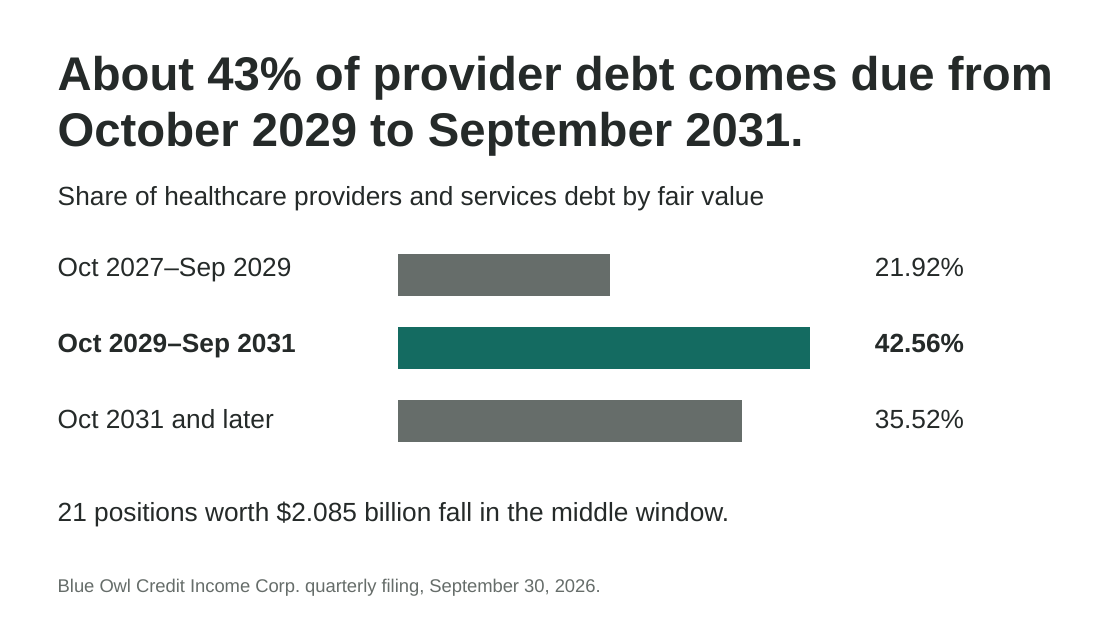
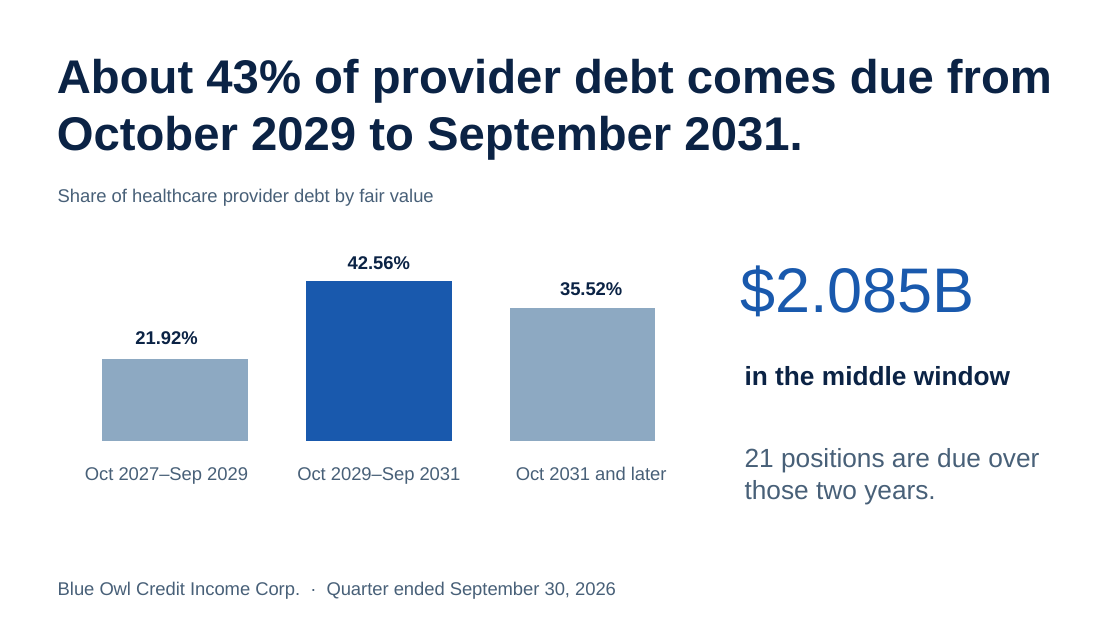
Before and after one commit to marcswartz/ivey-group7-portfolio, a slide deck: slide 10 of presentation.pptx. Drawn at 1120x630 pixels with LibreOffice and Linux fonts; fonts in the diff are those of the drawing. Boxes give left, top, right and bottom in pixels: in the first picture for what was removed or moved away, otherwise in the second. Text is boxed around its words. In the diff, an @@ line names an element or a change of style, - is before the commit and + after.

Commit message:
Restore the blue visual identity and show the investor prototype in use

```diff
--- a/presentation.pptx
+++ b/presentation.pptx
@@ text "About 43% of provider debt ..." at <box>57,58,1052,160</box>: text colour #252A29 to #0B2345 @@
@@ text at <box>58,188,434,206</box>: text changed; size 22.5 to 15.8 pt; text colour #252A29 to #486078 @@
-Share of healthcare providers and services debt by fair value
+Share of healthcare provider debt by fair value
@@ bar chart at <box>60,257,697,444</box> @@
@@ bar chart to column chart @@
@@ Series 1, 1: 83 to 52 @@
@@ Series 1, 3: 52 to 83 @@
@@ colour of Series 1 #666D6A to #8DA9C2 @@
@@ colours of single points changed @@
@@ value axis changed @@
@@ bar spacing changed @@
@@ column chart: place and size @@
-column chart at <box>390,234,844,462</box>
+column chart at <box>60,257,697,444</box>
@@ text "42.56%": place and size @@
-text "42.56%" at <box>875,333,964,353</box>
+text "42.56%" at <box>348,256,410,269</box>
@@ text "42.56%" at <box>348,256,410,269</box>: size 22.5 to 15.8 pt, text colour #252A29 to #0B2345; alignment left to centre @@
@@ text at <box>740,265,975,317</box>: text changed; size 22.5 to 54 pt; text colour #252A29 to #1959AD @@
-21 positions worth $2.085 billion fall in the middle window.
+$2.085B
@@ text "35.52%" at <box>560,282,622,296</box>: size 22.5 to 15.8 pt, text colour #252A29 to #0B2345, bold on; alignment left to centre @@
@@ text "35.52%": place and size @@
-text "35.52%" at <box>875,409,964,429</box>
+text "35.52%" at <box>560,282,622,296</box>
@@ text "21.92%": place and size @@
-text "21.92%" at <box>875,257,964,277</box>
+text "21.92%" at <box>135,331,197,344</box>
@@ text "21.92%" at <box>135,331,197,344</box>: size 22.5 to 15.8 pt, text colour #252A29 to #0B2345, bold on; alignment left to centre @@
@@ text removed at <box>58,333,295,357</box> @@
-Oct 2029–Sep 2031
@@ text added at <box>745,366,1010,386</box>, 22.5 pt, text #0B2345, bold @@
+in the middle window
@@ text "Oct 2027–Sep 2029": place and size @@
-text "Oct 2027–Sep 2029" at <box>58,257,291,281</box>
+text "Oct 2027–Sep 2029" at <box>85,467,248,484</box>
@@ text "Oct 2027–Sep 2029" at <box>85,467,248,484</box>: size 22.5 to 15.8 pt, text colour #252A29 to #486078; alignment left to centre @@
@@ text added at <box>745,448,1039,504</box>, 22.5 pt, text #486078 @@
+21 positions are due over those two years.
@@ text at <box>297,467,461,484</box>: text changed; size 22.5 to 15.8 pt; text colour #252A29 to #486078 @@
-Oct 2031 and later
+Oct 2029–Sep 2031
@@ text added at <box>516,466,667,480</box>, 15.8 pt, text #486078 @@
+Oct 2031 and later
@@ text at <box>58,581,616,599</box>: text changed; text colour #666D6A to #486078 @@
-Blue Owl Credit Income Corp. quarterly filing, September 30, 2026.
+Blue Owl Credit Income Corp. · Quarter ended September 30, 2026
```
Also in this commit, not shown: 9 other slides changed, 3 slides added, 3 slides removed, 19 other files.
